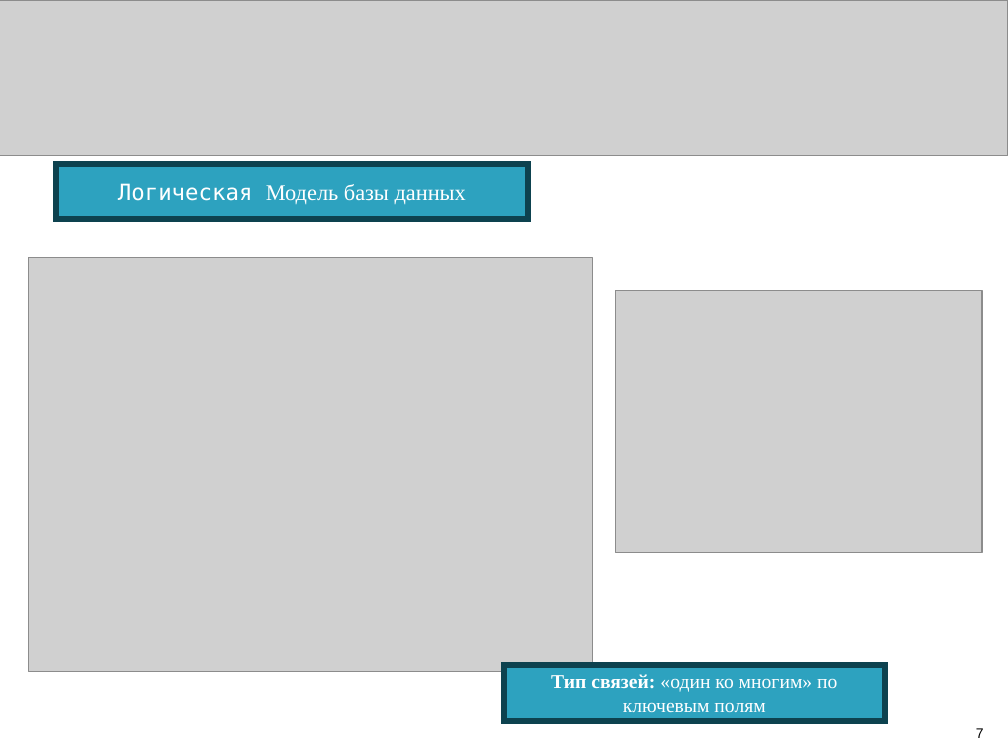
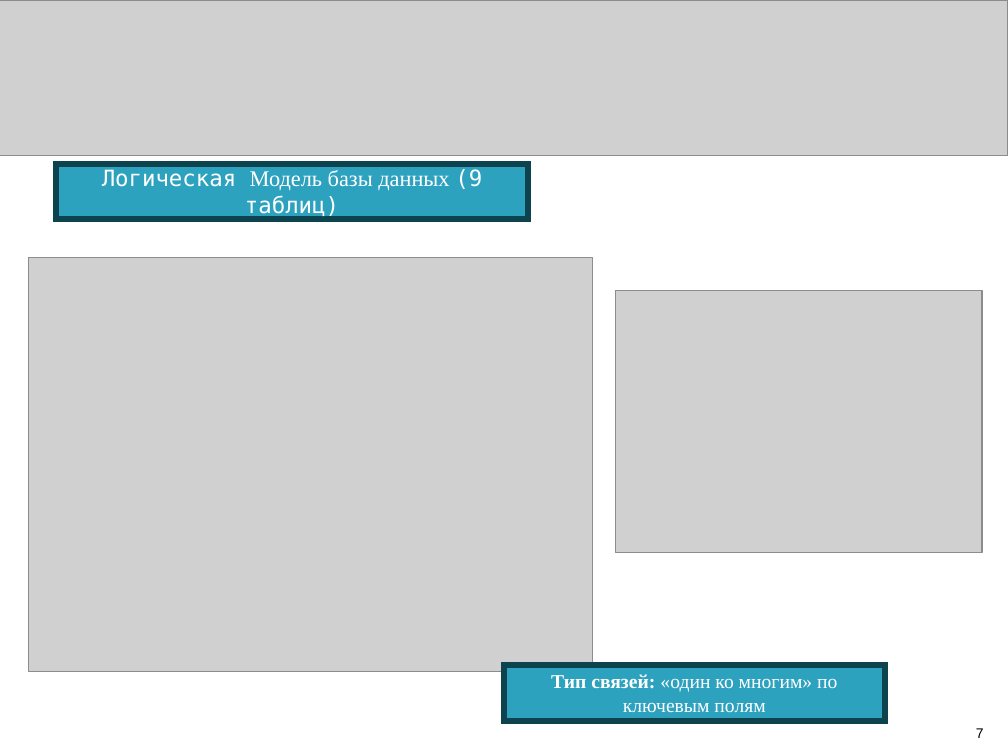
Before and after one commit to Artemghr/-, a slide deck: slide 7 of Презентация к Курсовой Работе.ppt. Drawn at 1008x756 pixels with LibreOffice and Linux fonts; fonts in the diff are those of the drawing; grey boxes stand for pictures; background and template pictures are left out. Boxes give left, top, right and bottom in pixels: in the first picture for what was removed or moved away, otherwise in the second. Text is boxed around its words. In the diff, an @@ line names an element or a change of style, - is before the commit and + after.

```diff
--- a/Презентация к Курсовой Работе.ppt
+++ b/Презентация к Курсовой Работе.ppt
@@ text in rectangle at [102, 169, 482, 219]: text changed; font Times New Roman to DejaVu Sans Mono @@
-Логическая Модель базы данных
+Логическая Модель базы данных (9 таблиц)
```
Also in this commit, not shown: 4 other slides changed.
